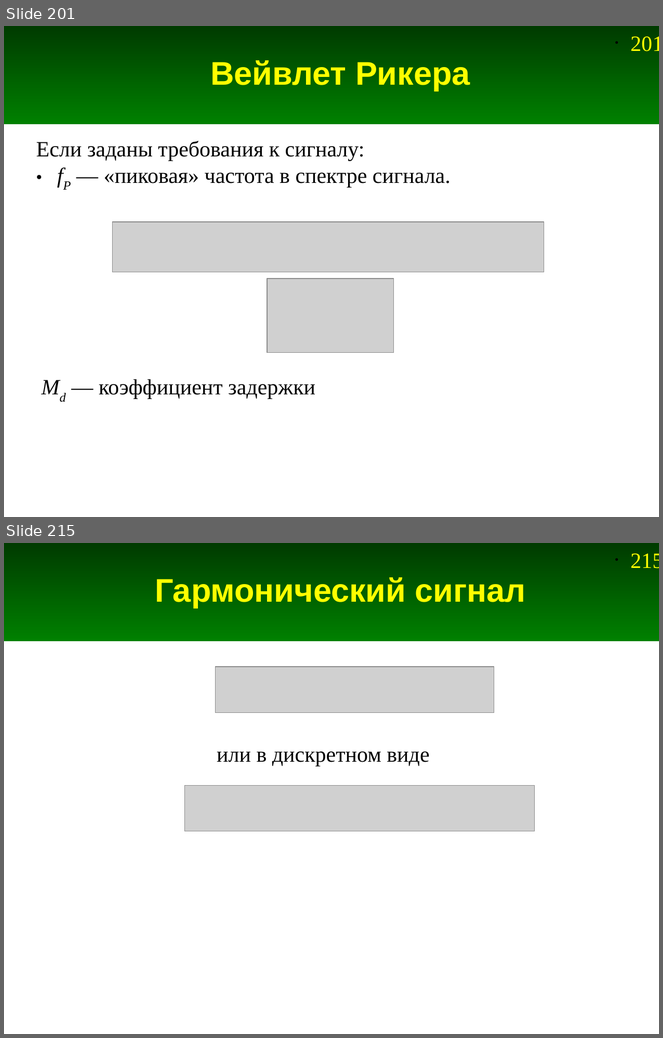
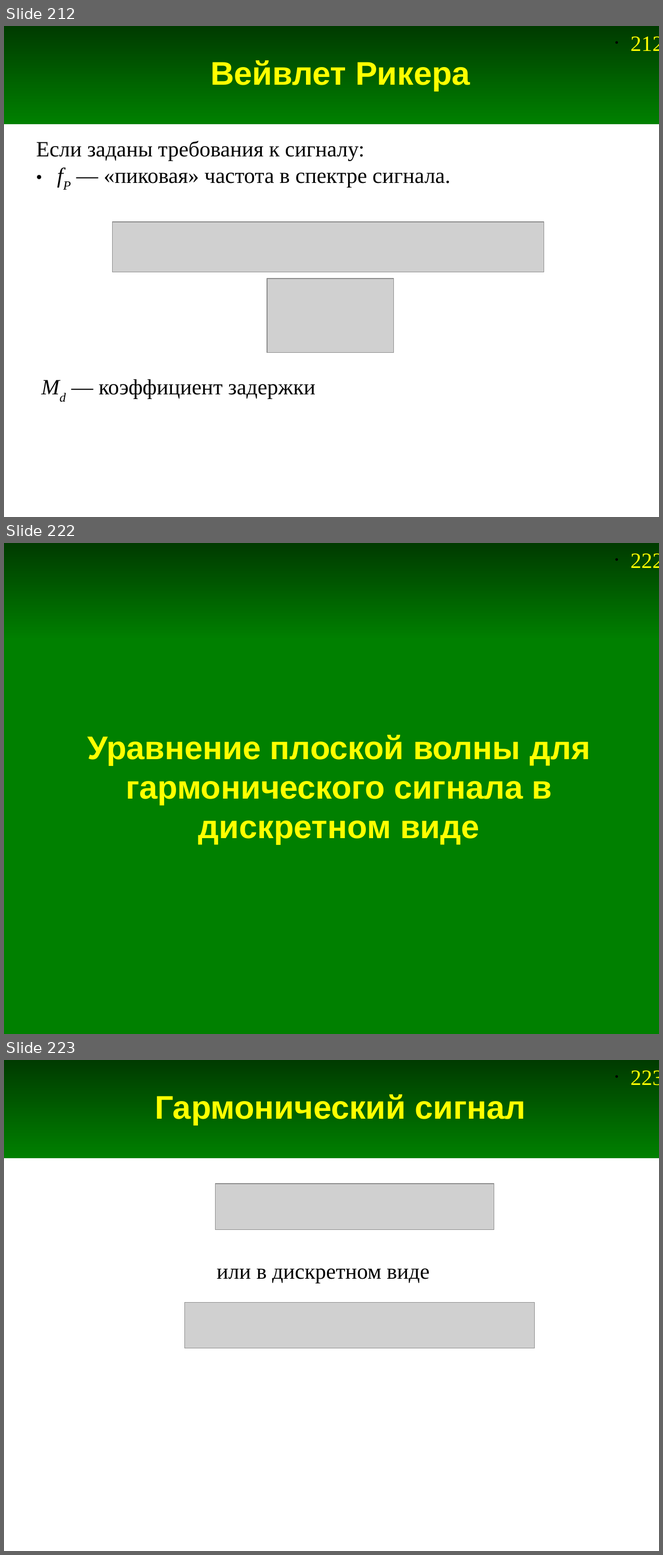
Before and after one commit to andris0147sv/modelling, a slide deck: presentations/2. FDTD.odp. Shown one above the other, each under a label of ours: slides 201 and 215 before the commit, slides 212, 222 and 223 after it; the slides between them are not shown. The pictures are 663x1038 and 663x1555 pixels, drawn with LibreOffice and Linux fonts; fonts in the diff are those of the drawing; grey boxes stand for pictures. Boxes give left, top, right and bottom in pixels: in the first picture for what was removed or moved away, otherwise in the second. Text is boxed around its words. In the diff, an @@ line names an element or a change of style, - is before the commit and + after.

```diff
--- a/presentations/2. FDTD.odp
+++ b/presentations/2. FDTD.odp
@@ slide 222 added at (x1=4, y1=543, x2=659, y2=1034), background #FFFFFF; not listed: 2 template elements that a slide beside it also shows @@
@@ rectangle added at (x1=4, y1=639, x2=659, y2=1034), fill #008000, outline #008000 0 pt @@
@@ title added at (x1=88, y1=735, x2=591, y2=844), 36 pt, text #FFFF00, bold @@
+Уравнение плоской волны для гармонического сигнала в дискретном виде
@@ what was slide 201 is now slide 212 @@
@@ page number at (x1=631, y1=36, x2=659, y2=51): text changed @@
-• 201
+• 212
@@ what was slide 215 is now slide 223 @@
@@ page number at (x1=631, y1=1070, x2=659, y2=1085): text changed @@
-• 215
+• 223
```
Also in this commit, not shown: 24 slides changed, 9 other slides added, 6 slides removed, 6 other files.
